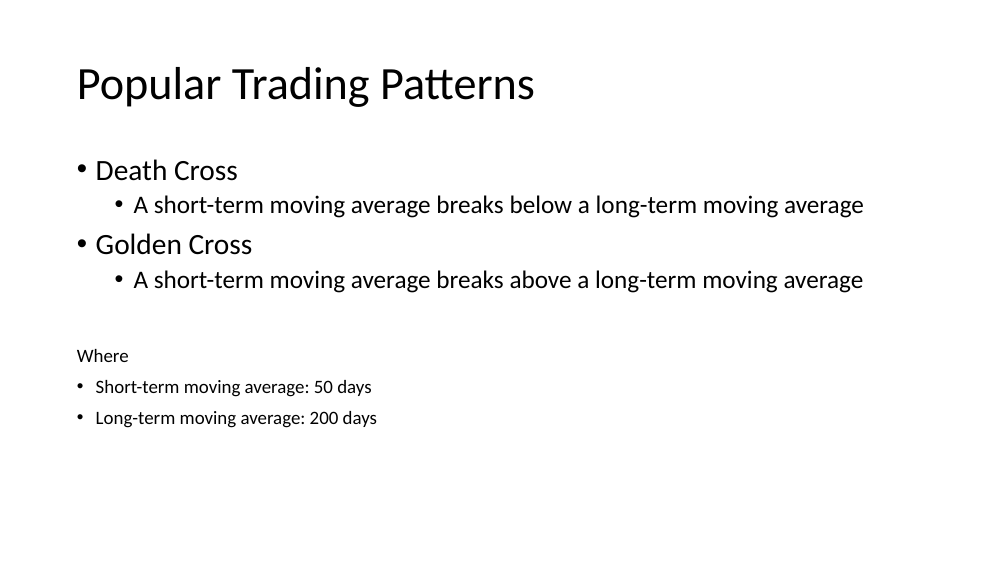
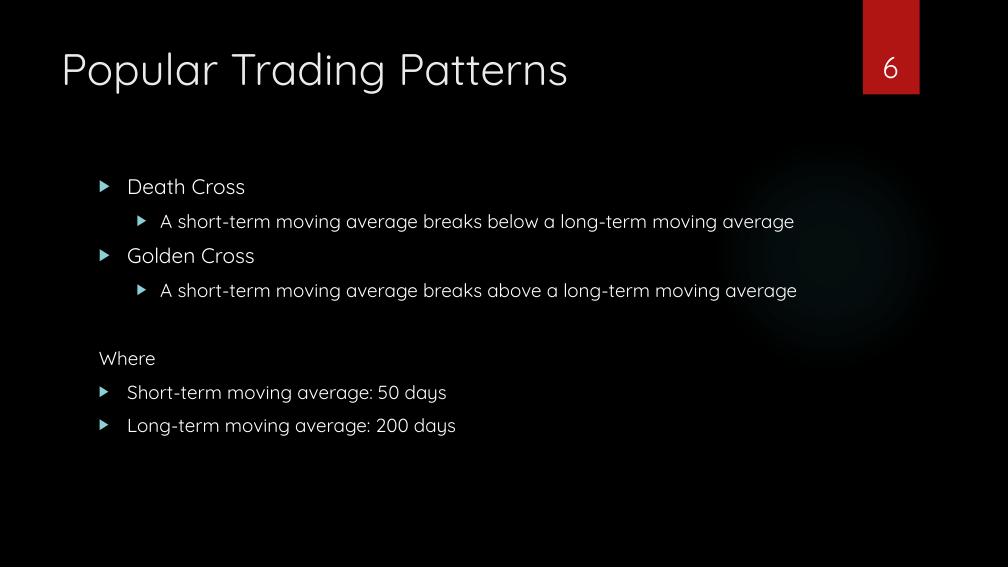
Before and after one commit to ShivakumarRavi/TradingAlgorithms, a slide deck: slide 6 of Python Assignment.pptx. Drawn at 1008x567 pixels with LibreOffice and Linux fonts; fonts in the diff are those of the drawing; background and template pictures are left out. Boxes give left, top, right and bottom in pixels: in the first picture for what was removed or moved away, otherwise in the second. Text is boxed around its words. In the diff, an @@ line names an element or a change of style, - is before the commit and + after.

```diff
--- a/Python Assignment.pptx
+++ b/Python Assignment.pptx
@@ background #FFFFFF to picture (left out) @@
@@ rectangle added at bbox=[863, 0, 920, 95], fill #B01513 @@
@@ title "Popular Trading Patterns": place and size @@
-title "Popular Trading Patterns" at bbox=[77, 67, 535, 107]
+title "Popular Trading Patterns" at bbox=[61, 52, 568, 94]
@@ title "Popular Trading Patterns" at bbox=[61, 52, 568, 94]: size 44 to 42 pt, font Calibri to Quicksand, text colour #000000 to #EBEBEB; line spacing 0.9 to 1; vertical alignment middle to top @@
@@ page number added at bbox=[883, 57, 899, 79], 28 pt, text #FFFFFF @@
+6
@@ ellipse added at bbox=[712, 138, 944, 371], fill gradient #50B9C1 @@
@@ text "Death Cross": place and size @@
-text "Death Cross" at bbox=[77, 159, 864, 428]
+text "Death Cross" at bbox=[99, 178, 797, 436]
@@ text "Death Cross" at bbox=[99, 178, 797, 436]: size 28 to 20 pt in "Death Cross", "Golden Cross"; font Calibri to Quicksand, text colour #000000 to #FFFFFF; size 24 to 18 pt in "A short-term moving average breaks below a ...", "A short-term moving average breaks above a ..."; bullet • to ▶; line spacing 0.9 to 1; more space between paragraphs @@
```
Also in this commit, not shown: 15 other slides changed, 1 other file.
